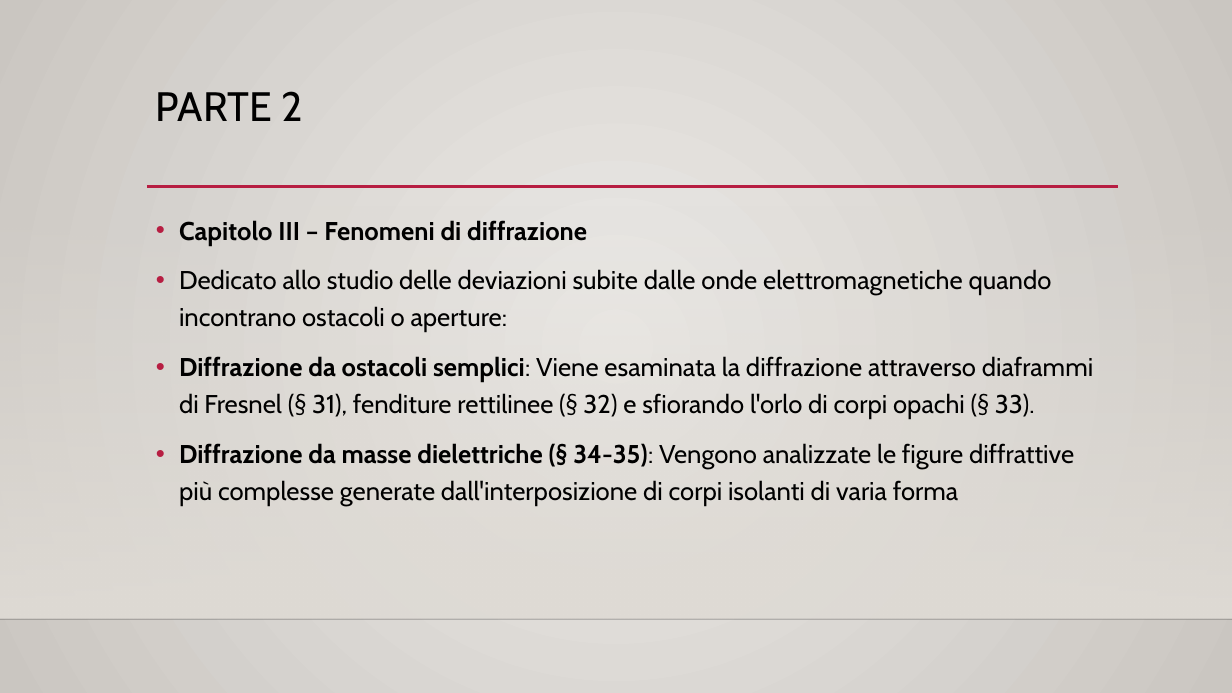
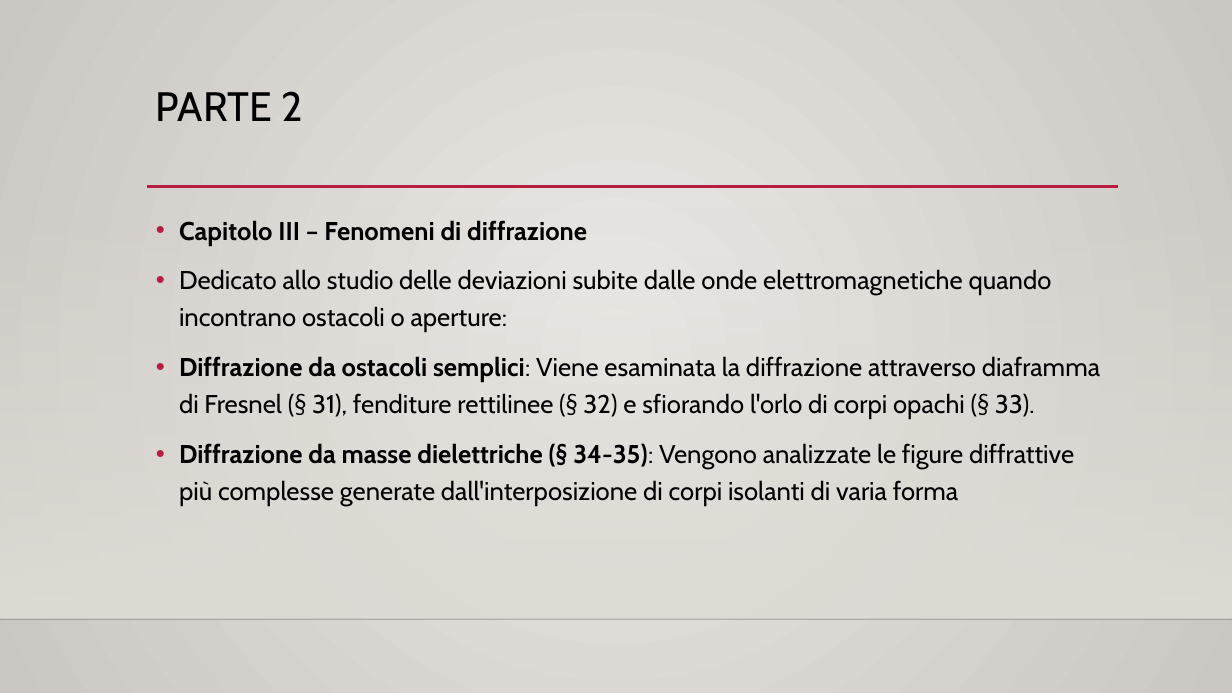
Before and after one commit to onixilam/tesi_magistrale_augusto_righi, a slide deck: slide 12 of presentazione_sunto_libro_di_Righi/presentazione_veloce_testo_Righi.pptx. Drawn at 1232x693 pixels with LibreOffice and Linux fonts; fonts in the diff are those of the drawing; background and template pictures are left out. Boxes give left, top, right and bottom in pixels: in the first picture for what was removed or moved away, otherwise in the second. Text is boxed around its words. In the diff, an @@ line names an element or a change of style, - is before the commit and + after.

```diff
--- a/presentazione_sunto_libro_di_Righi/presentazione_veloce_testo_Righi.pptx
+++ b/presentazione_sunto_libro_di_Righi/presentazione_veloce_testo_Righi.pptx
@@ text at <box>179,356,1100,419</box>: text changed @@
-• Diffrazione da ostacoli semplici: Viene esaminata la diffrazione attraverso diaframmi di Fresnel (§ 31), fenditure rettilinee (§ 32) e sfiorando l'orlo di corpi opachi (§ 33).
+• Diffrazione da ostacoli semplici: Viene esaminata la diffrazione attraverso diaframma di Fresnel (§ 31), fenditure rettilinee (§ 32) e sfiorando l'orlo di corpi opachi (§ 33).
```
Also in this commit, not shown: 7 other slides changed, 4 other files.
